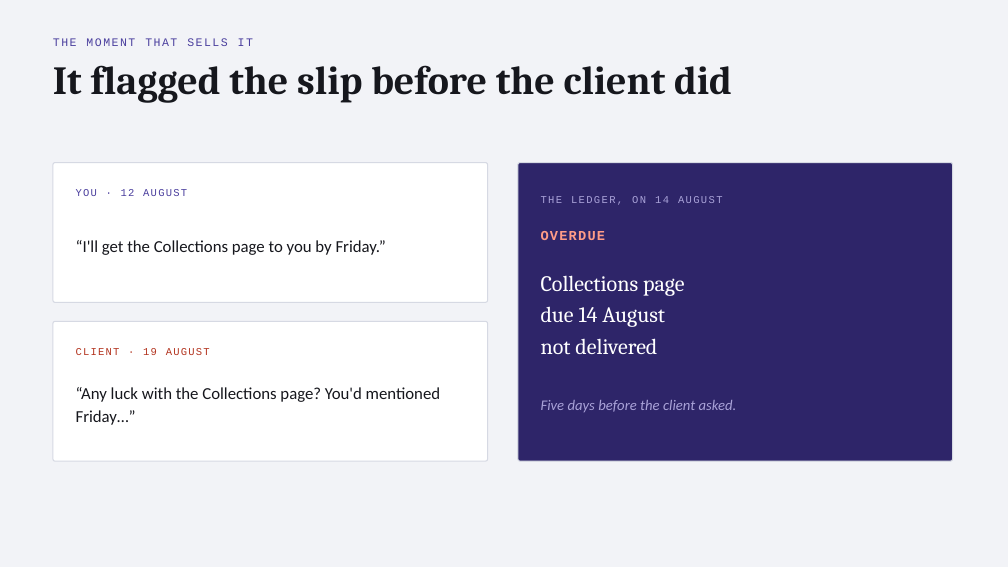
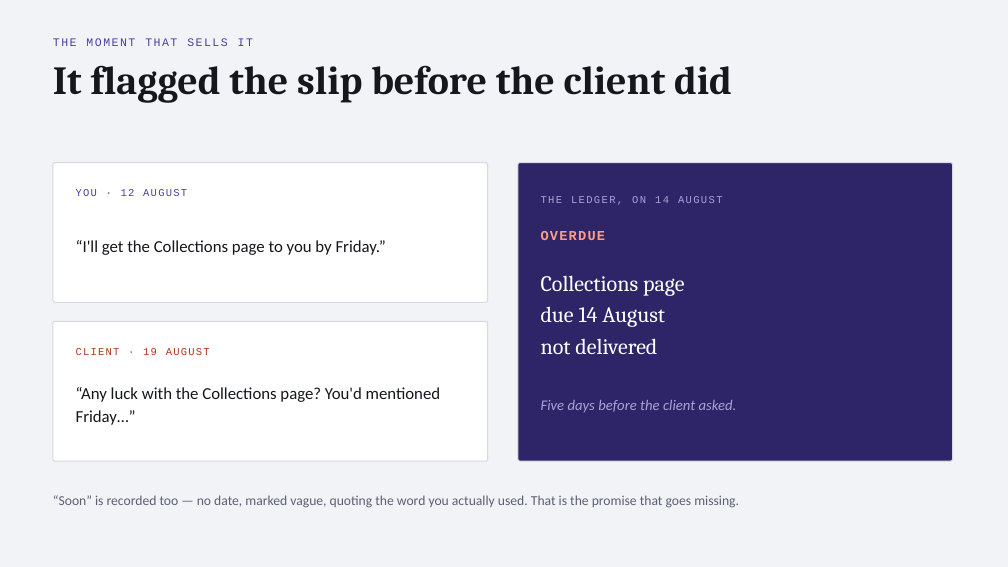
Before and after one commit to AMREESHAYS/chief-of-staff, a slide deck: slide 5 of deck/chief-of-staff.pptx. Drawn at 1008x567 pixels with LibreOffice and Linux fonts; fonts in the diff are those of the drawing. Boxes give left, top, right and bottom in pixels: in the first picture for what was removed or moved away, otherwise in the second. Text is boxed around its words. In the diff, an @@ line names an element or a change of style, - is before the commit and + after.

```diff
--- a/deck/chief-of-staff.pptx
+++ b/deck/chief-of-staff.pptx
@@ text added at (53,495,739,508), 13 pt, text #5B6072 @@
+“Soon” is recorded too — no date, marked vague, quoting the word you actually used. That is the promise that goes missing.
```
Also in this commit, not shown: 3 other slides changed, 1 slide added, 1 slide removed, 2 other files.
